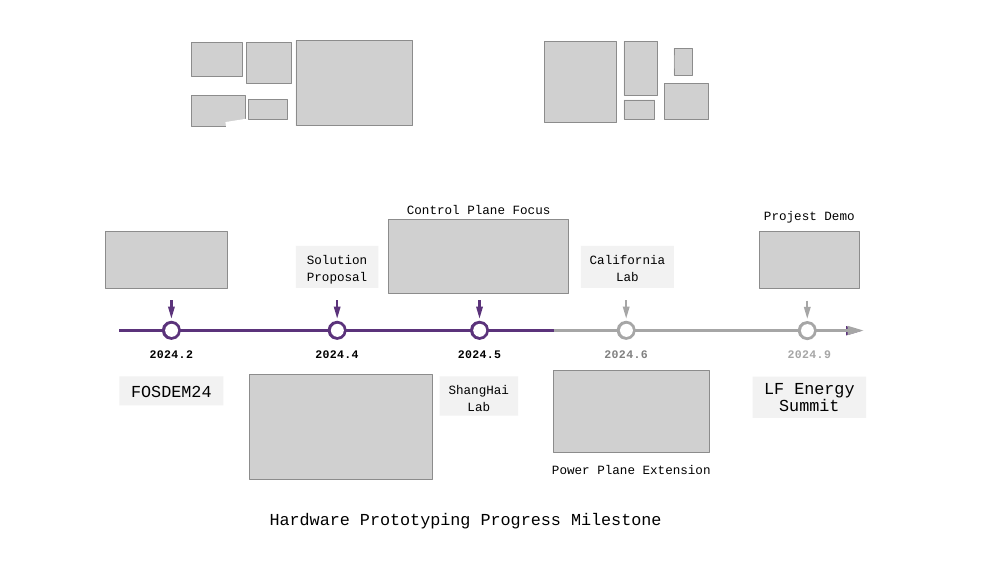
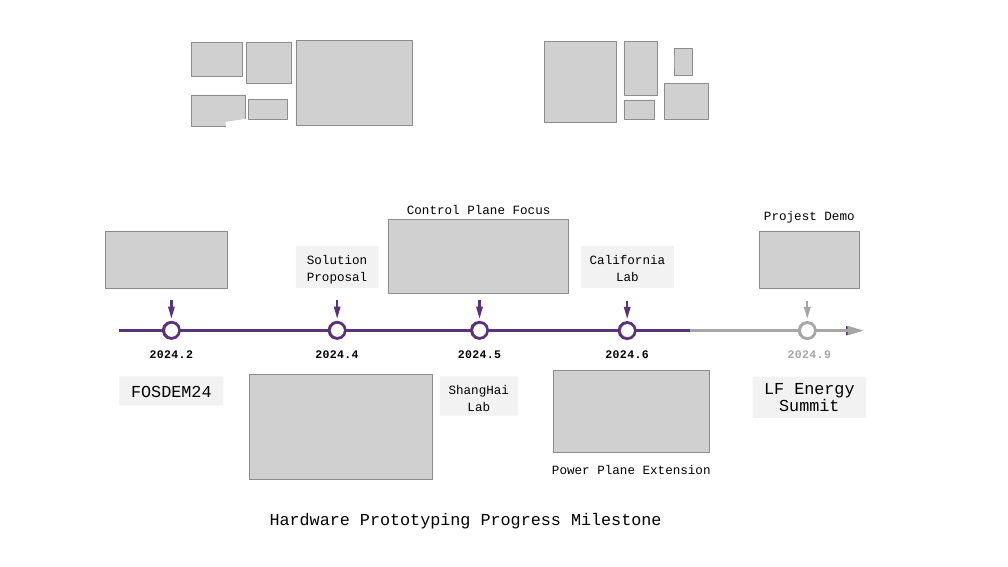
Before and after one commit to open-renewable-energy-systems/ores, a slide deck: slide 1 of Reference_Implementation/images/progress_milestone.pptx. Drawn at 1008x567 pixels with LibreOffice and Linux fonts; fonts in the diff are those of the drawing; grey boxes stand for pictures. Boxes give left, top, right and bottom in pixels: in the first picture for what was removed or moved away, otherwise in the second. Text is boxed around its words. In the diff, an @@ line names an element or a change of style, - is before the commit and + after.

```diff
--- a/Reference_Implementation/images/progress_milestone.pptx
+++ b/Reference_Implementation/images/progress_milestone.pptx
@@ ellipse at (x1=618, y1=321, x2=637, y2=340): fill #A6A6A6 to #5B337B @@
@@ arrow (628, 301) - (628, 318): stroke #A6A6A6 2.25 pt to #5B337B 2.25 pt @@
@@ text "2024.6" at (x1=605, y1=350, x2=648, y2=358): text colour #808080 to #000000 @@
@@ arrow moved from (554, 330) - (864, 330) to (690, 330) - (864, 330) @@
```
Also in this commit, not shown: 1 other file.
